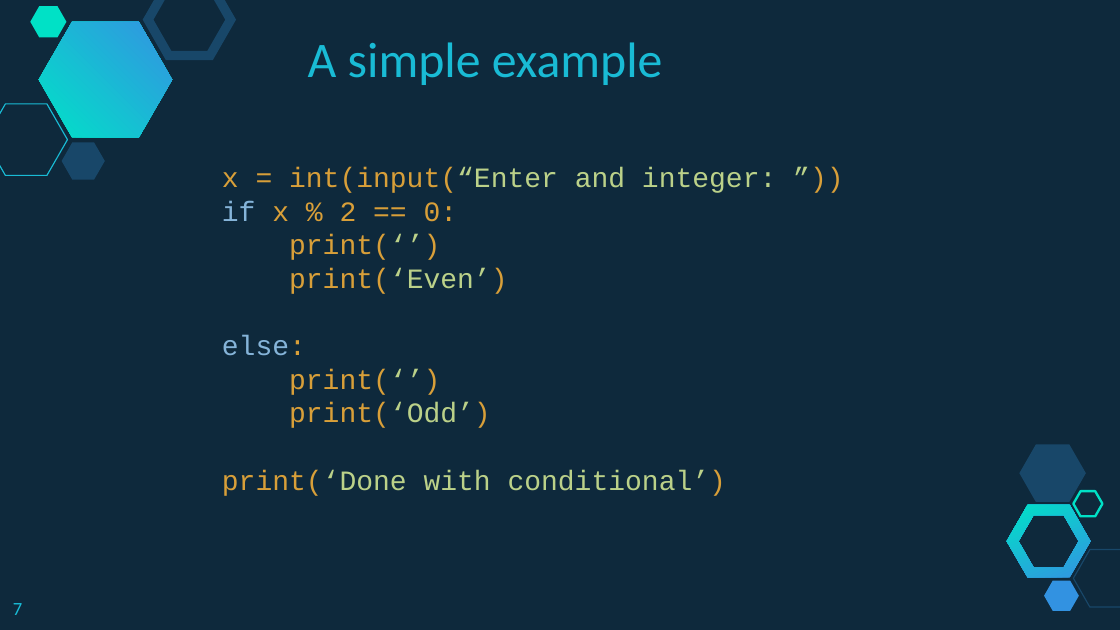
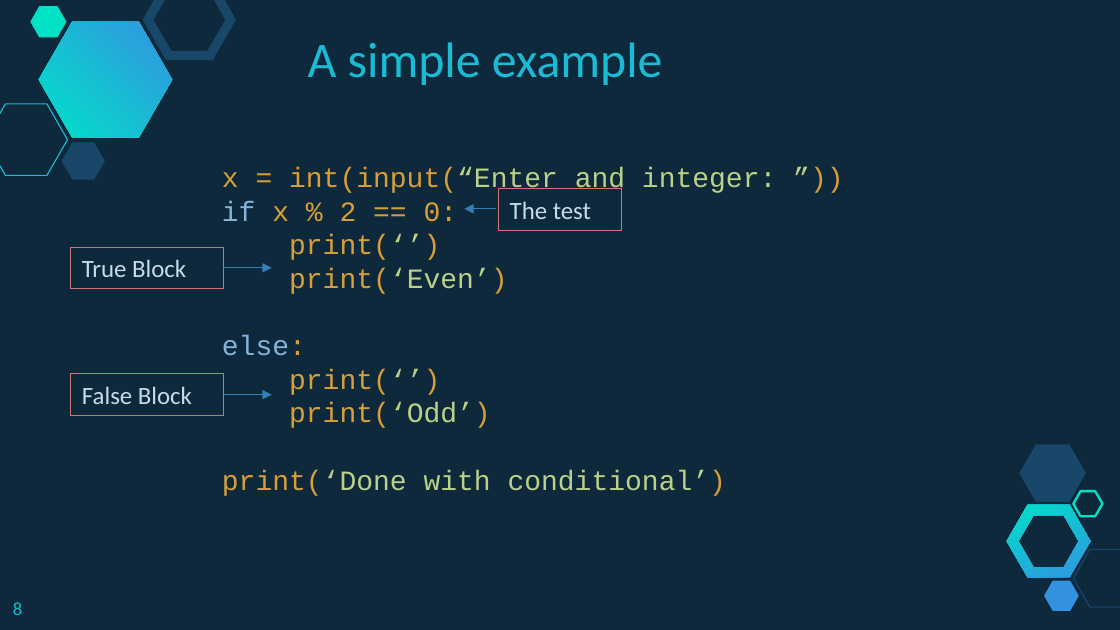
Before and after one commit to branhoff/python_class_101, a slide deck: slide 8 of lecture_slides/5_Python Lesson - Operators and Branching.pptx (slide 7 before the commit). Drawn at 1120x630 pixels with LibreOffice and Linux fonts; fonts in the diff are those of the drawing. Boxes give left, top, right and bottom in pixels: in the first picture for what was removed or moved away, otherwise in the second. Text is boxed around its words. In the diff, an @@ line names an element or a change of style, - is before the commit and + after.

Commit message:
updated slides

```diff
--- a/lecture_slides/5_Python Lesson - Operators and Branching.pptx
+++ b/lecture_slides/5_Python Lesson - Operators and Branching.pptx
@@ arrow added from (496, 208) to (465, 208), #367EB9 0.75 pt @@
@@ rectangle added at [498,189,620,231], outline #D07576 0.75 pt, 16 pt, text #C6DAEC @@
+The test
@@ rectangle added at [71,248,223,289], outline #D07576 0.75 pt, 16 pt, text #C6DAEC @@
+True Block
@@ arrow added from (223, 268) to (272, 268), #367EB9 0.75 pt @@
@@ rectangle added at [71,374,223,416], outline #D07576 0.75 pt, 16 pt, text #C6DAEC @@
+False Block
@@ arrow added from (223, 394) to (272, 394), #367EB9 0.75 pt @@
@@ page number at [13,602,22,615]: text changed @@
-7
+8
```
Also in this commit, not shown: 3 other slides changed, 5 slides added, 2 other files.
